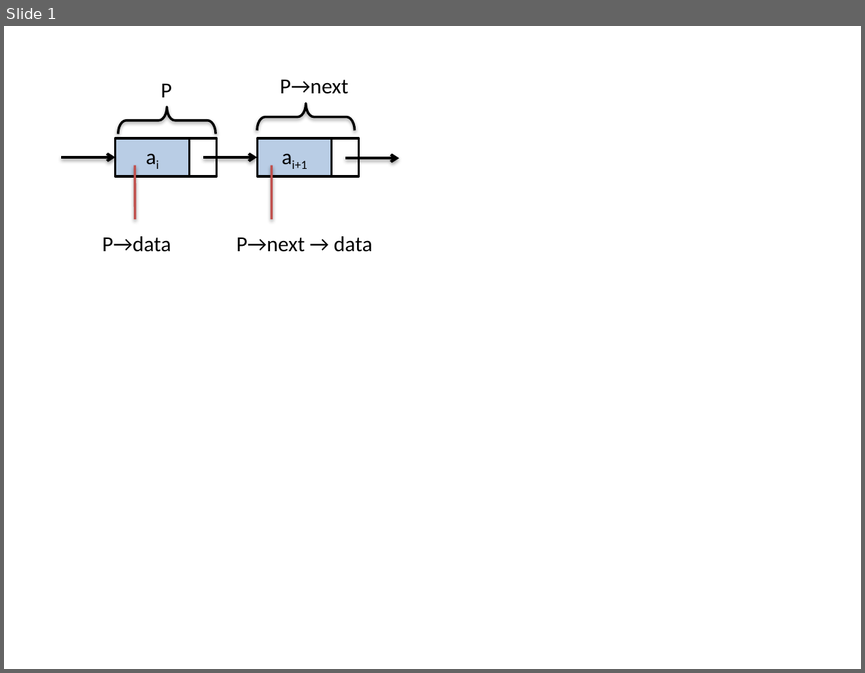
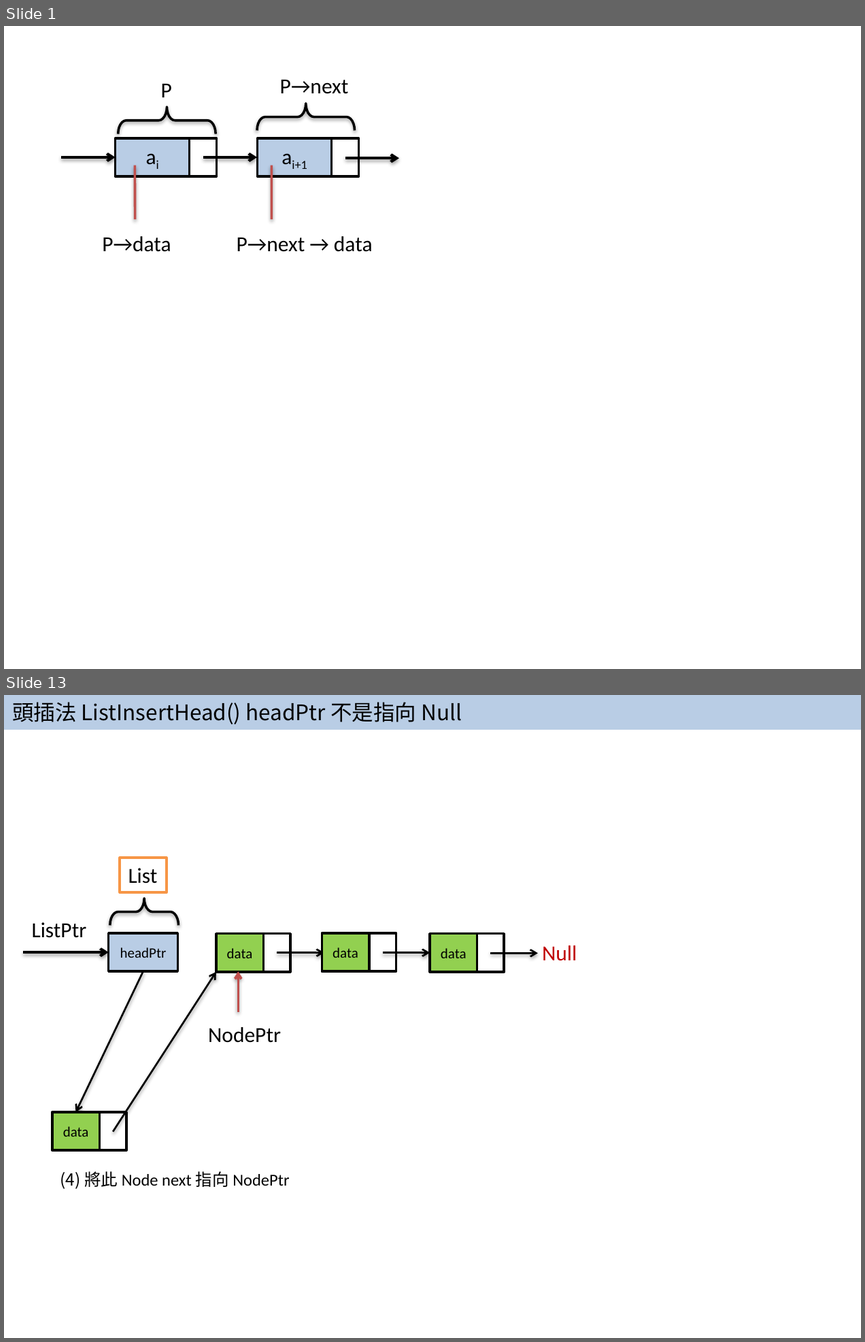
Before and after one commit to JasonChiuCC/DataStructure, a slide deck: LinearList/LinkedList/C/LinkedList.pptx. Shown one above the other, each under a label of ours: slide 1 before the commit, slides 1 and 13 after it; the slides between them are not shown. The pictures are 865x673 and 865x1342 pixels, drawn with LibreOffice and Linux fonts; fonts in the diff are those of the drawing. Boxes give left, top, right and bottom in pixels: in the first picture for what was removed or moved away, otherwise in the second. Text is boxed around its words. In the diff, an @@ line names an element or a change of style, - is before the commit and + after.

```diff
--- a/LinearList/LinkedList/C/LinkedList.pptx
+++ b/LinearList/LinkedList/C/LinkedList.pptx
@@ slide 13 added at [4,695,861,1338], background #FFFFFF @@
@@ rectangle added at [4,695,861,729], fill #B9CDE5, 18 pt, text #000000 @@
+頭插法 ListInsertHead() headPtr 不是指向 Null
@@ rectangle added at [120,858,167,892], fill #FFFFFF, outline #F79646 2 pt, 18 pt, text #000000 @@
+List
@@ left brace added at [110,898,178,925], outline #000000 2 pt @@
@@ text added at [32,922,87,938], 18 pt, text #000000 @@
+ListPtr
@@ rectangle added at [109,933,178,972], fill #B9CDE5, outline #000000 2 pt, 12 pt, text #000000 @@
+headPtr
@@ rectangle added at [216,933,264,972], fill #92D050, outline #000000 2 pt, 12 pt, text #000000 @@
+data
@@ rectangle added at [264,933,290,972], fill #FFFFFF, outline #000000 2 pt @@
@@ rectangle added at [322,933,369,972], fill #92D050, outline #000000 2 pt, 12 pt, text #000000 @@
+data
@@ rectangle added at [369,933,396,972], fill #FFFFFF, outline #000000 2 pt @@
@@ rectangle added at [430,933,477,972], fill #92D050, outline #000000 2 pt, 12 pt, text #000000 @@
+data
@@ rectangle added at [477,933,504,972], fill #FFFFFF, outline #000000 2 pt @@
@@ arrow added from (23, 952) to (109, 952), #000000 2.25 pt @@
@@ arrow added from (277, 953) to (324, 953), #000000 1.5 pt @@
@@ arrow added from (383, 953) to (430, 953), #000000 1.5 pt @@
@@ arrow added from (491, 953) to (538, 953), #000000 1.5 pt @@
@@ text added at [542,945,577,961], 18 pt, text #C00000 @@
+Null
@@ arrow added from (143, 971) to (76, 1111), #000000 1.5 pt @@
@@ arrow added from (113, 1131) to (216, 972), #000000 1.5 pt @@
@@ arrow added from (238, 1012) to (238, 971), #C0504D 2 pt @@
@@ text added at [208,1027,281,1042], 18 pt, text #000000 @@
+NodePtr
@@ rectangle added at [52,1111,99,1150], fill #92D050, outline #000000 2 pt, 12 pt, text #000000 @@
+data
@@ rectangle added at [99,1111,126,1150], fill #FFFFFF, outline #000000 2 pt @@
@@ text added at [60,1171,289,1189], 14 pt, text #000000 @@
+(4) 將此 Node next 指向 NodePtr
```
Also in this commit, not shown: 7 slides changed, 7 other slides added, 4 other files.
